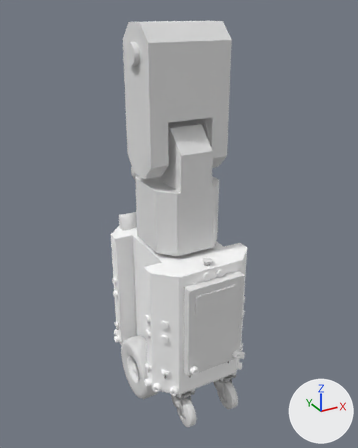
Renders of the Blender file models/valter/valter.blend from each side of a commit.
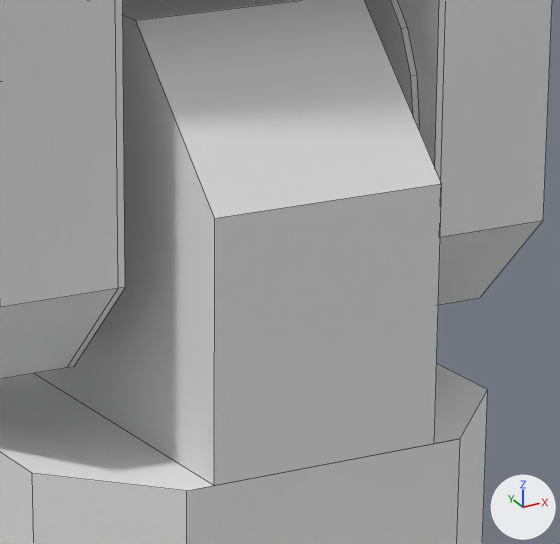
The first picture shows the older version from a camera (50 mm lens) standing at (-0.892, -1.639, 1.608) and looking at (0.004, -0.009, 0.793). The close-ups show both versions on the part from 42% to 64% of the width and 28% to 45% of the height of that picture; other places that the commit changed are outside them. The lights are fixed; the arrows at lower right show +X, +Y and +Z. The close-ups show mesh edges as thin lines.

Objects in the first close-up: 'bodyFrameAxisREnforcement', 'bodyFrameL', 'bodyFrameLFixed', 'bodyFrameR', 'bodyFrameRFixed', 'valterBodyP1', 'valterBodyP2'.
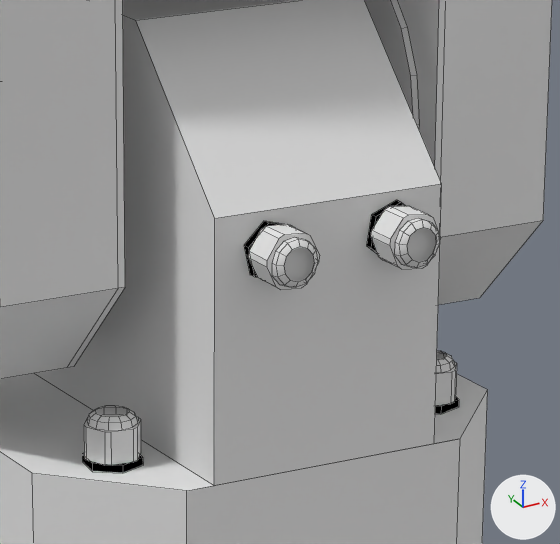
The change, as a list of edits to the scene's bpy script:
```text
Add ob_circle_188:
    ob_circle_188 = bpy.data.objects.new('Circle.188', me_circle_260)  # 12 vertices, 7 faces; spans x -0.0158..0.0158, y -0.0149..0.0149, z -0.0023..0.0023; in mat_blackdull (black #000000)
    ob_circle_188.parent = ob_valterbodyp2
    ob_circle_188.location = (0.0369, -0.154, 1.104)
    ob_circle_188.rotation_euler = (1.571, 0.539, 0.0)  # degrees (90, 31, 0)
Add ob_pg20rtop:
    ob_pg20rtop = bpy.data.objects.new('pg20RTop', me_circle_261)  # 60 vertices, 37 faces; spans x -0.0139..0.0139, y -0.0151..0.0151, z -0.021..0.0031; in mat_pg20material (its picture is missing)
    ob_pg20rtop.parent = ob_valterbodyp2
    ob_pg20rtop.location = (0.0369, -0.177, 1.104)
    ob_pg20rtop.rotation_euler = (1.571, 0.644, 0.0)  # degrees (90, 37, 0)
Add ob_pg20ltop:
    ob_pg20ltop = bpy.data.objects.new('pg20LTop', me_circle_261.copy())
    ob_pg20ltop.parent = ob_valterbodyp2
    ob_pg20ltop.location = (-0.0342, -0.177, 1.104)
    ob_pg20ltop.rotation_euler = (1.571, 0.585, 0.0)  # degrees (90, 34, 0)
Add ob_circle_189:
    ob_circle_189 = bpy.data.objects.new('Circle.189', me_circle_260.copy())
    ob_circle_189.parent = ob_valterbodyp2
    ob_circle_189.location = (-0.0342, -0.154, 1.104)
    ob_circle_189.rotation_euler = (1.571, 1.187, 0.0)  # degrees (90, 68, 0)
Add ob_circle_190:
    ob_circle_190 = bpy.data.objects.new('Circle.190', me_circle_260.copy())
    ob_circle_190.parent = ob_valterbodyp1
    ob_circle_190.location = (0.0976, -0.0969, 0.987)
    ob_circle_190.rotation_euler = (0.0, 0.0, -0.539)  # degrees (0, 0, -31)
Add ob_circle_191:
    ob_circle_191 = bpy.data.objects.new('Circle.191', me_circle_260.copy())
    ob_circle_191.parent = ob_valterbodyp1
    ob_circle_191.location = (-0.0956, -0.0969, 0.987)
    ob_circle_191.rotation_euler = (0.0, 0.0, -1.576)  # degrees (0, 0, -90)
Add ob_pg20rmiddle:
    ob_pg20rmiddle = bpy.data.objects.new('pg20RMiddle', me_circle_261.copy())
    ob_pg20rmiddle.parent = ob_valterbodyp1
    ob_pg20rmiddle.location = (0.0976, -0.0969, 1.01)
    ob_pg20rmiddle.rotation_euler = (0.0, 0.0, -0.644)  # degrees (0, 0, -37)
Add ob_pg20lmiddle:
    ob_pg20lmiddle = bpy.data.objects.new('pg20LMiddle', me_circle_261.copy())
    ob_pg20lmiddle.parent = ob_valterbodyp1
    ob_pg20lmiddle.location = (-0.0956, -0.0969, 1.01)
    ob_pg20lmiddle.rotation_euler = (0.0, 0.0, -1.68)  # degrees (0, 0, -96)
```

Pixel boxes (x1, y1, x2, y2) of what changed, in the close-ups (560 x 544 px):
'pg20LTop', added: after (248, 224, 319, 290)
'pg20RTop', added: after (371, 206, 441, 269)
'pg20LMiddle', added: after (84, 406, 141, 465)
'pg20RMiddle', added: after (435, 350, 457, 406)
'Circle.191', added (black): after (82, 453, 143, 473)
'Circle.189', added: after (244, 221, 295, 277)
'Circle.188', added: after (367, 200, 406, 254)
'Circle.190', added: after (435, 397, 459, 414)
